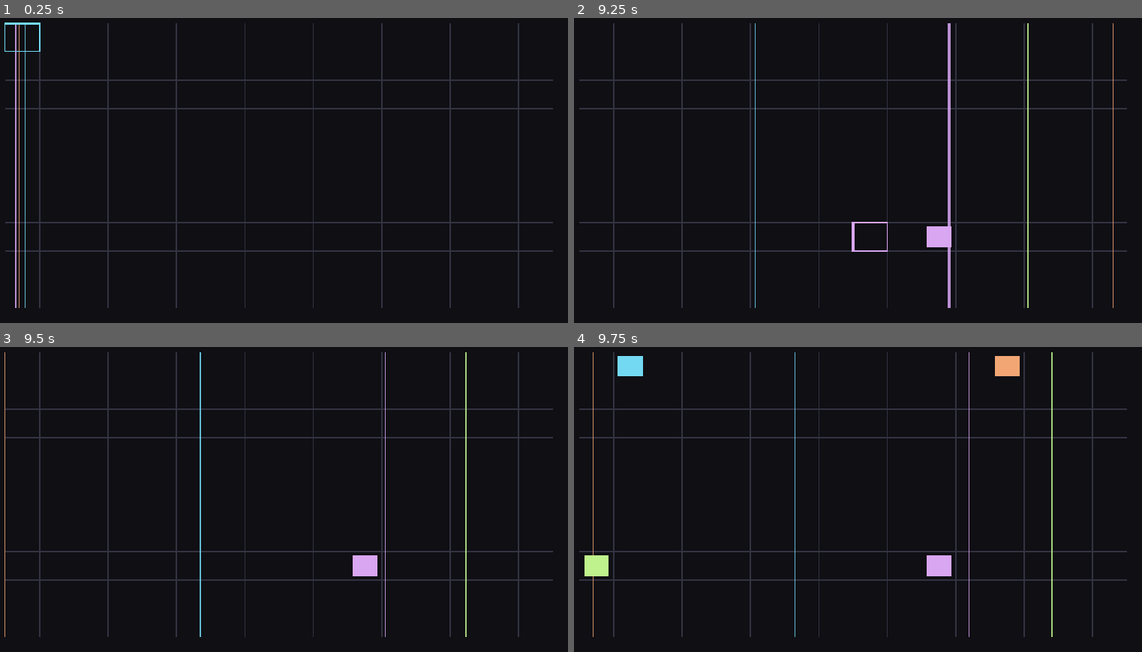
Above: before the commit, frames 1-4 (two rows, left to right).
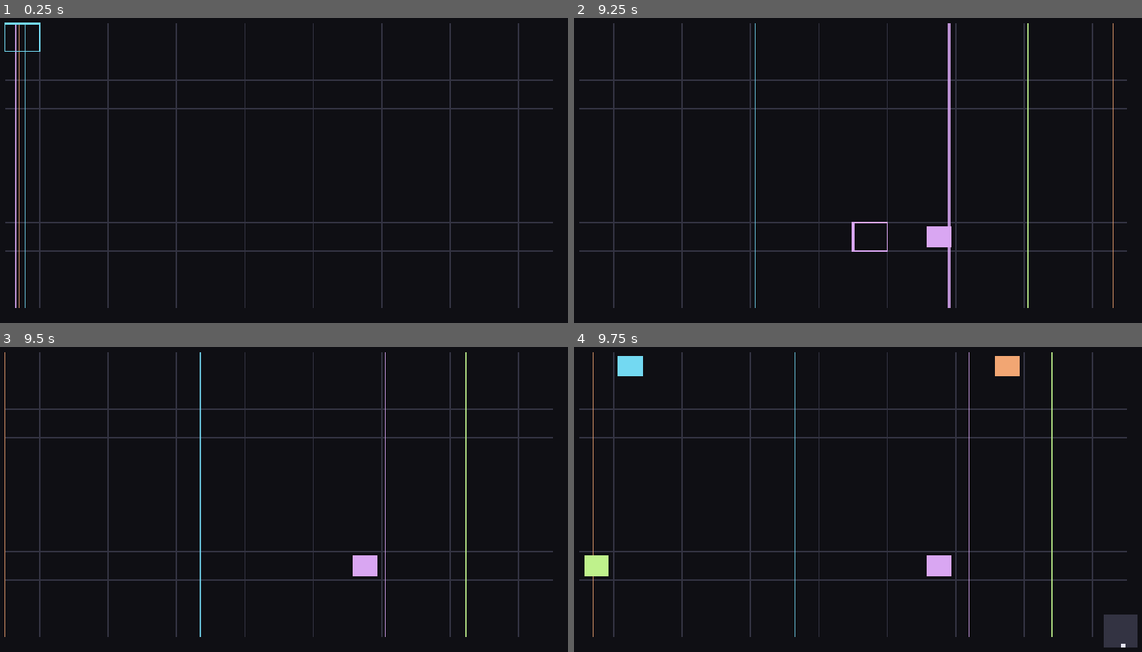
Above: after the commit, the same moments.

Repository: maximorales36-png/Sono-Arcumai
Game: Godot game, scene res://scenes/main.tscn
Same seed, same stepped clock (60 frames per second), same inputs: the game is played once before the commit and once after it.
Inputs:
- Up to frame 1 (0.25 s): no input
- Up to frame 2 (9.25 s): tap Enter at 0.5 s; hold D (move_right) 0.53-1.28 s; tap H (btn1) at 0.6, 5.85 s; tap Space at 0.77, 1.52, 3.02, 3.77, 4.52, 6.02, 6.77, 7.52, 8, 9.02 s; hold S (move_down) 1.28-2.03 s; tap J (btn2) at 1.35, 6.6 s; hold D (move_right) 2.03-2.78 s; tap K (btn3) at 2.1, 7.35 s; hold W (move_up) 2.78-3.53 s; tap L (btn4) at 2.85, 8.1 s; hold A (move_left) 3.53-5.03 s; tap Ctrl at 3.6, 8.85 s; tap Alt at 4.35 s; hold S (move_down) 5.03-5.78 s; tap Shift at 5.1 s; hold D (move_right) 5.78-6.53 s; hold W (move_up) 6.53-7.28 s; hold D (move_right) 7.28-8.03 s; hold S (move_down) 8.03-8.78 s; hold A (move_left) from 8.78 s (still down)
- Up to frame 3 (9.5 s): keep holding A (move_left)
- Up to frame 4 (9.75 s): release A (move_left) at 9.53 s; hold W (move_up) from 9.53 s (still down); tap Alt at 9.6 s

Frames 1-3 are identical in both runs. In frame 4, 0.6% of the frame differs, in the area x 93-100%, y 87-99%.

Commit message:
S5b: delay y tremolo globales manejados con el joystick en la vista de todas las capas

Diff:
--- a/scripts/config.gd
+++ b/scripts/config.gd
@@ -201,3 +201,51 @@
 
 # Intentos para encontrar un nombre de pieza que no exista ya en la carpeta.
 const SAVE_NAME_ATTEMPTS := 20
+
+# --- Efectos globales de la vista de todas las capas (S5b) ---
+
+# Bus común: las cuatro capas pasan por acá antes de Master. El delay y el tremolo viven acá,
+# así afectan a todo y quedan grabados en el WAV.
+const FX_BUS_NAME := "fx"
+const MASTER_BUS_NAME := "Master"
+
+# Delay: wet fijo en 40 % mientras está encendido. Al apagarse, el dry vuelve a 1.0
+# para que el instrumento no quede más bajo.
+const DELAY_WET := 0.4
+
+const DELAY_TIME_MIN_SECONDS := 0.08
+const DELAY_TIME_MAX_SECONDS := 0.8
+const DELAY_TIME_DEFAULT_SECONDS := 0.3
+# El tiempo se mueve en proporción, como el cutoff.
+const DELAY_TIME_STEP_RATIO := 1.15
+
+const DELAY_FEEDBACK_DEFAULT := 0.2
+const DELAY_FEEDBACK_STEP := 0.05
+const DELAY_FEEDBACK_MAX := 0.75
+# Los ecos se van oscureciendo.
+const DELAY_FEEDBACK_LOWPASS_HZ := 4000.0
+
+# Tremolo: LFO de amplitud sobre el bus común. La velocidad es fija.
+const TREMOLO_RATE_HZ := 4.0
+const TREMOLO_DEPTH_DEFAULT := 0.2
+const TREMOLO_DEPTH_STEP := 0.05
+const TREMOLO_DEPTH_MAX := 0.8
+
+# Qué efecto global pide el joystick ahora mismo (State.fx_mode).
+const GLOBAL_FX_NONE := 0
+const GLOBAL_FX_DELAY := 1
+const GLOBAL_FX_TREMOLO := 2
+
+# Al soltar el joystick los efectos se desvanecen; al agarrarlo, entran rápido.
+const GLOBAL_FX_FADE_OUT_SECONDS := 1.5
+const GLOBAL_FX_FADE_IN_SECONDS := 0.2
+
+# Ganancia lineal que se usa como silencio al pasar niveles a dB.
+const SILENT_GAIN := 0.0001
+
+# Colores del indicador de los efectos globales (no son los de ninguna capa).
+const GLOBAL_FX_DELAY_COLOR := Color(0.90, 0.90, 0.95)
+const GLOBAL_FX_TREMOLO_COLOR := Color(0.95, 0.70, 0.30)
+
+# El tremolo no tiene control horizontal: el punto va centrado.
+const GLOBAL_FX_TREMOLO_PAD_HORIZONTAL := 0.5
--- a/scripts/controller.gd
+++ b/scripts/controller.gd
@@ -1,5 +1,6 @@
 # Lee las acciones del InputMap, mueve el cursor (con repetición al mantener), asienta o borra notas,
-# cambia de capa y, con B3 o B4 apretados, mueve el timbre o la envolvente de la capa activa.
+# cambia de capa y, con B3 o B4 apretados, mueve el timbre o la envolvente de la capa activa. En la
+# vista de todas las capas el joystick maneja los efectos globales.
 # Depende de config.gd y de state.gd: main.gd le asigna el State antes de agregarlo.
 class_name Controller
 extends Node
@@ -45,11 +46,15 @@
 
 	_update_plane()
 
-	# En la vista de todas las capas solo responde B2: es una vista para mirar.
+	# En la vista de todas las capas el joystick maneja los efectos globales y B2 sale.
 	if state.show_all_layers:
+		_handle_global_fx(now_msec)
 		if Input.is_action_just_pressed(Config.ACTION_BTN2):
 			_select_next_layer()
 		return
+
+	# Fuera de esa vista no hay efectos globales: el State pide que se apaguen.
+	state.fx_mode = Config.GLOBAL_FX_NONE
 
 	# Con B3 o B4 apretados, el joystick mueve parámetros y el cursor no se mueve.
 	if state.active_plane == Config.PARAMETER_PLANE_TIMBRE:
@@ -69,6 +74,45 @@
 
 	if Input.is_action_just_pressed(Config.ACTION_BTN2):
 		_select_next_layer()
+
+
+# Vista de todas las capas: arriba enciende el delay y le suma feedback en cada repetición;
+# abajo enciende el tremolo y le suma profundidad. Izquierda/derecha, solo con arriba apretado,
+# alargan o acortan el tiempo del delay.
+func _handle_global_fx(now_msec: int) -> void:
+	if Input.is_action_pressed(Config.ACTION_MOVE_UP):
+		state.fx_mode = Config.GLOBAL_FX_DELAY
+		if _repeat_now(Config.ACTION_MOVE_UP, now_msec):
+			state.delay_feedback = clampf(
+				state.delay_feedback + Config.DELAY_FEEDBACK_STEP,
+				Config.DELAY_FEEDBACK_DEFAULT,
+				Config.DELAY_FEEDBACK_MAX
+			)
+		if _repeat_now(Config.ACTION_MOVE_LEFT, now_msec):
+			state.delay_time_seconds = clampf(
+				state.delay_time_seconds * Config.DELAY_TIME_STEP_RATIO,
+				Config.DELAY_TIME_MIN_SECONDS,
+				Config.DELAY_TIME_MAX_SECONDS
+			)
+		if _repeat_now(Config.ACTION_MOVE_RIGHT, now_msec):
+			state.delay_time_seconds = clampf(
+				state.delay_time_seconds / Config.DELAY_TIME_STEP_RATIO,
+				Config.DELAY_TIME_MIN_SECONDS,
+				Config.DELAY_TIME_MAX_SECONDS
+			)
+		return
+
+	if Input.is_action_pressed(Config.ACTION_MOVE_DOWN):
+		state.fx_mode = Config.GLOBAL_FX_TREMOLO
+		if _repeat_now(Config.ACTION_MOVE_DOWN, now_msec):
+			state.tremolo_depth_setting = clampf(
+				state.tremolo_depth_setting + Config.TREMOLO_DEPTH_STEP,
+				Config.TREMOLO_DEPTH_DEFAULT,
+				Config.TREMOLO_DEPTH_MAX
+			)
+		return
+
+	state.fx_mode = Config.GLOBAL_FX_NONE
 
 
 func _update_plane() -> void:
--- /dev/null
+++ b/scripts/global_fx.gd
@@ -0,0 +1,92 @@
+# Efectos que afectan a las cuatro capas juntas: un delay con feedback y un tremolo.
+# Crea el bus común "fx", hace que las capas pasen por él antes de Master y aplica
+# lo que pide el State cada frame (incluidos los desvanecidos).
+# Depende de config.gd y de state.gd; main.gd le asigna el State y lo agrega
+# después del voice_pool, porque los buses de capa ya tienen que existir.
+class_name GlobalFx
+extends Node
+
+var state: State
+
+var _fx_index: int
+var _delay: AudioEffectDelay
+var _amplify: AudioEffectAmplify
+
+
+func _ready() -> void:
+	assert(state != null, "[global_fx] falta el State: main.gd tiene que asignarlo antes de agregar el nodo")
+	_create_bus()
+	_create_effects()
+
+
+# Cada capa deja de ir directo a Master y pasa por "fx".
+func _create_bus() -> void:
+	assert(
+		AudioServer.get_bus_index(Config.FX_BUS_NAME) == -1,
+		"[global_fx] ya existe el bus %s: no se agrega dos veces" % Config.FX_BUS_NAME
+	)
+	_fx_index = AudioServer.bus_count
+	AudioServer.add_bus(_fx_index)
+	AudioServer.set_bus_name(_fx_index, Config.FX_BUS_NAME)
+	# Explícito: un bus nuevo no queda enviando a Master solo.
+	AudioServer.set_bus_send(_fx_index, Config.MASTER_BUS_NAME)
+
+	for layer: int in Config.LAYER_COUNT:
+		var bus_name := Config.BUS_NAME_PREFIX + str(layer + 1)
+		var bus_index := AudioServer.get_bus_index(bus_name)
+		assert(
+			bus_index >= 0,
+			"[global_fx] no existe el bus %s: global_fx tiene que ir después del voice_pool" % bus_name
+		)
+		AudioServer.set_bus_send(bus_index, Config.FX_BUS_NAME)
+
+
+func _create_effects() -> void:
+	_delay = AudioEffectDelay.new()
+	_delay.tap1_active = true
+	_delay.tap2_active = false
+	_delay.feedback_active = true
+	_delay.feedback_lowpass = Config.DELAY_FEEDBACK_LOWPASS_HZ
+	AudioServer.add_bus_effect(_fx_index, _delay)
+
+	_amplify = AudioEffectAmplify.new()
+	AudioServer.add_bus_effect(_fx_index, _amplify)
+
+	_apply()
+
+
+func _process(delta: float) -> void:
+	_fade(delta)
+	_apply()
+
+
+# Cada efecto entra rápido y se va lento, por separado.
+func _fade(delta: float) -> void:
+	var target_wet := Config.DELAY_WET if state.fx_mode == Config.GLOBAL_FX_DELAY else 0.0
+	var target_depth := (
+		state.tremolo_depth_setting if state.fx_mode == Config.GLOBAL_FX_TREMOLO else 0.0
+	)
+	state.delay_wet = move_toward(
+		state.delay_wet, target_wet, delta / _fade_seconds(state.delay_wet, target_wet)
+	)
+	state.tremolo_depth = move_toward(
+		state.tremolo_depth, target_depth, delta / _fade_seconds(state.tremolo_depth, target_depth)
+	)
+
+
+func _fade_seconds(current: float, target: float) -> float:
+	return Config.GLOBAL_FX_FADE_OUT_SECONDS if target < current else Config.GLOBAL_FX_FADE_IN_SECONDS
+
+
+# Lleva el State a los efectos del bus. El delay se apaga bajando el wet y subiendo el dry.
+func _apply() -> void:
+	_delay.dry = 1.0 - state.delay_wet
+	_delay.tap1_delay_ms = state.delay_time_seconds * 1000.0
+	_delay.tap1_level_db = linear_to_db(maxf(state.delay_wet, Config.SILENT_GAIN))
+	_delay.feedback_delay_ms = _delay.tap1_delay_ms
+	_delay.feedback_level_db = linear_to_db(maxf(state.delay_feedback, Config.SILENT_GAIN))
+
+	# Tremolo: LFO libre, para que no dependa de cuándo se encendió.
+	var phase := fmod(float(Time.get_ticks_usec()) / 1_000_000.0 * Config.TREMOLO_RATE_HZ, 1.0)
+	var gain := 1.0 - state.tremolo_depth * (0.5 - 0.5 * cos(TAU * phase))
+	_amplify.volume_db = linear_to_db(gain)
--- a/scripts/main.gd
+++ b/scripts/main.gd
@@ -1,10 +1,12 @@
 # Registra el InputMap, crea el estado y los módulos, y conecta el cableado.
-# Depende de config.gd, state.gd, controller.gd, sequencer.gd, voice_pool.gd, saver.gd y view.gd.
+# Depende de config.gd, state.gd, controller.gd, sequencer.gd, voice_pool.gd, global_fx.gd,
+# saver.gd y view.gd.
 extends Node2D
 
 var _state: State
 var _sequencer: Sequencer
 var _voice_pool: VoicePool
+var _global_fx: GlobalFx
 var _controller: Controller
 var _saver: Saver
 var _view: View
@@ -28,6 +30,11 @@
 	_voice_pool.state = _state
 	add_child(_voice_pool)
 	_sequencer.step_entered.connect(_voice_pool.play_step)
+
+	# Después del voice_pool: crea el bus común "fx" y manda ahí las cuatro capas.
+	_global_fx = GlobalFx.new()
+	_global_fx.state = _state
+	add_child(_global_fx)
 
 	_controller = Controller.new()
 	_controller.state = _state
--- a/scripts/saver.gd
+++ b/scripts/saver.gd
@@ -15,7 +15,7 @@
 
 func _ready() -> void:
 	assert(state != null, "[saver] falta el State: main.gd tiene que asignarlo antes de agregar el nodo")
-	_master_index = AudioServer.get_bus_index("Master")
+	_master_index = AudioServer.get_bus_index(Config.MASTER_BUS_NAME)
 	assert(_master_index >= 0, "[saver] no existe el bus Master")
 	_start_recording()
 
--- a/scripts/state.gd
+++ b/scripts/state.gd
@@ -15,6 +15,15 @@
 # Último nombre guardado y hasta cuándo se muestra en pantalla.
 var saved_piece_name: String = ""
 var save_message_until_msec: int = 0
+
+# Efectos globales de la vista de todas las capas (S5b). `fx_mode` es lo que pide el joystick;
+# `delay_wet` y `tremolo_depth` son los valores que están sonando y se desvanecen solos.
+var fx_mode: int = Config.GLOBAL_FX_NONE
+var delay_time_seconds: float = Config.DELAY_TIME_DEFAULT_SECONDS
+var delay_feedback: float = Config.DELAY_FEEDBACK_DEFAULT
+var delay_wet: float = 0.0
+var tremolo_depth_setting: float = Config.TREMOLO_DEPTH_DEFAULT
+var tremolo_depth: float = 0.0
 
 
 class Layer:
@@ -53,6 +62,12 @@
 	cursor_row = 0
 	saved_piece_name = ""
 	save_message_until_msec = 0
+	fx_mode = Config.GLOBAL_FX_NONE
+	delay_time_seconds = Config.DELAY_TIME_DEFAULT_SECONDS
+	delay_feedback = Config.DELAY_FEEDBACK_DEFAULT
+	delay_wet = 0.0
+	tremolo_depth_setting = Config.TREMOLO_DEPTH_DEFAULT
+	tremolo_depth = 0.0
 
 
 func get_active_layer() -> Layer:
--- a/scripts/view.gd
+++ b/scripts/view.gd
@@ -1,6 +1,6 @@
-# Dibuja la grilla, las notas de la capa activa, las líneas de barrido, el cursor parpadeante
-# y el cartel con el nombre de la pieza guardada. Solo lee el estado: no lo modifica.
-# Depende de config.gd, state.gd y sequencer.gd.
+# Dibuja la grilla, las notas de la capa activa, las líneas de barrido, el cursor parpadeante,
+# los indicadores de parámetros y efectos globales, y el cartel con el nombre de la pieza guardada.
+# Solo lee el estado: no lo modifica. Depende de config.gd, state.gd y sequencer.gd.
 class_name View
 extends Node2D
 
@@ -32,6 +32,7 @@
 	_draw_notes(grid_rect, cell_size)
 	_draw_cursor(grid_rect, cell_size)
 	_draw_parameter_pad()
+	_draw_global_fx_pad()
 	_draw_save_message()
 
 
@@ -161,7 +162,31 @@
 	else:
 		horizontal = _ratio(layer.attack_seconds, Config.ATTACK_MIN_SECONDS, Config.ATTACK_MAX_SECONDS)
 		vertical = _ratio(layer.decay_seconds, Config.DECAY_MIN_SECONDS, Config.DECAY_MAX_SECONDS)
-
+	_draw_pad(horizontal, vertical, Config.LAYER_COLORS[state.active_layer_index])
+
+
+# Vista de todas las capas: el mismo cuadrado muestra el efecto global mientras se escucha.
+# Delay: X = tiempo, Y = feedback. Tremolo: Y = profundidad.
+func _draw_global_fx_pad() -> void:
+	if not state.show_all_layers:
+		return
+	if state.delay_wet > 0.0:
+		_draw_pad(
+			_log_ratio(
+				state.delay_time_seconds, Config.DELAY_TIME_MIN_SECONDS, Config.DELAY_TIME_MAX_SECONDS
+			),
+			_ratio(state.delay_feedback, Config.DELAY_FEEDBACK_DEFAULT, Config.DELAY_FEEDBACK_MAX),
+			Config.GLOBAL_FX_DELAY_COLOR
+		)
+	elif state.tremolo_depth > 0.0:
+		_draw_pad(
+			Config.GLOBAL_FX_TREMOLO_PAD_HORIZONTAL,
+			_ratio(state.tremolo_depth, 0.0, Config.TREMOLO_DEPTH_MAX),
+			Config.GLOBAL_FX_TREMOLO_COLOR
+		)
+
+
+func _draw_pad(horizontal: float, vertical: float, dot_color: Color) -> void:
 	var pad_size := Vector2.ONE * Config.PARAMETER_PAD_SIZE
 	var pad_rect := Rect2(
 		get_viewport_rect().size - Vector2.ONE * Config.PARAMETER_PAD_MARGIN - pad_size,
@@ -175,10 +200,9 @@
 		horizontal * inner_size.x + dot_half,
 		(1.0 - vertical) * inner_size.y + dot_half
 	)
-	var layer_color: Color = Config.LAYER_COLORS[state.active_layer_index]
 	draw_rect(
 		Rect2(dot_center - Vector2.ONE * dot_half, Vector2.ONE * Config.PARAMETER_PAD_DOT_SIZE),
-		layer_color
+		dot_color
 	)
 
 
Not shown, added: scripts/global_fx.gd.uid
